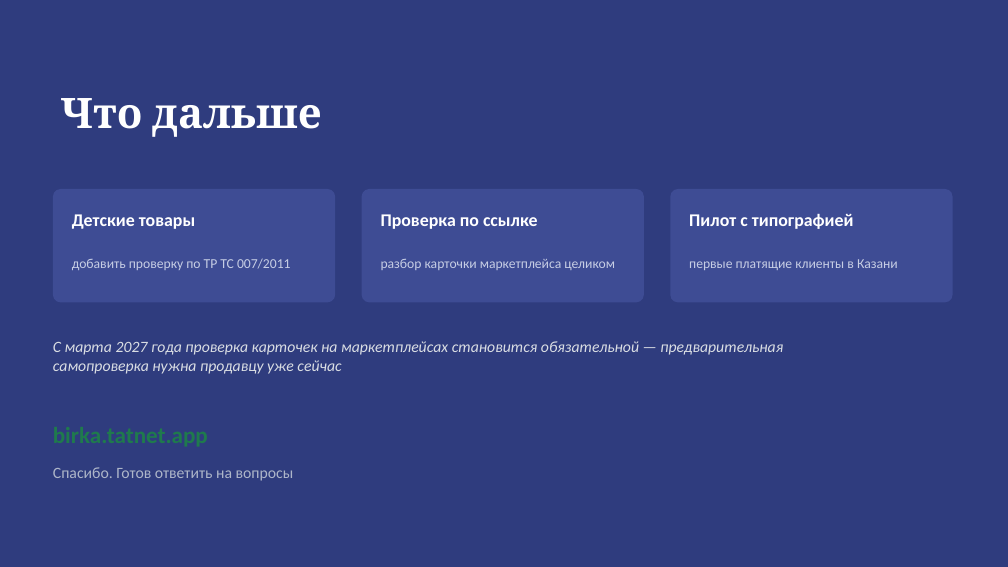
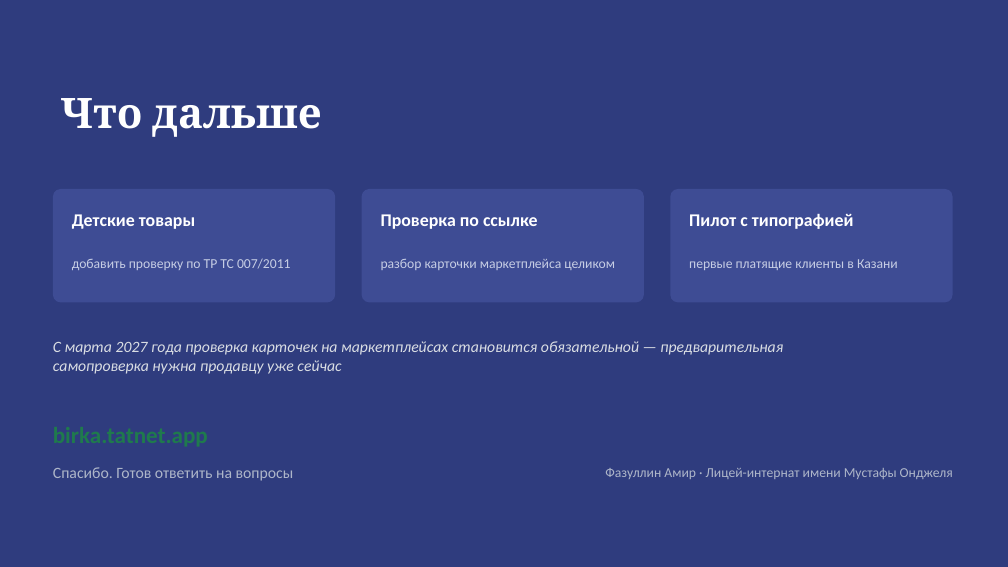
Before and after one commit to amirfazulen-byte/project, a slide deck: slide 8 of deck/Бирка.pptx (slide 9 before the commit). Drawn at 1008x567 pixels with LibreOffice and Linux fonts; fonts in the diff are those of the drawing. Boxes give left, top, right and bottom in pixels: in the first picture for what was removed or moved away, otherwise in the second. Text is boxed around its words. In the diff, an @@ line names an element or a change of style, - is before the commit and + after.

```diff
--- a/deck/Бирка.pptx
+++ b/deck/Бирка.pptx
@@ text added at (605, 468, 953, 479), 13 pt, text #AEB6C9 @@
+Фазуллин Амир · Лицей-интернат имени Мустафы Онджеля
```
Also in this commit, not shown: 1 other slide changed, 1 slide removed, 1 other file.
